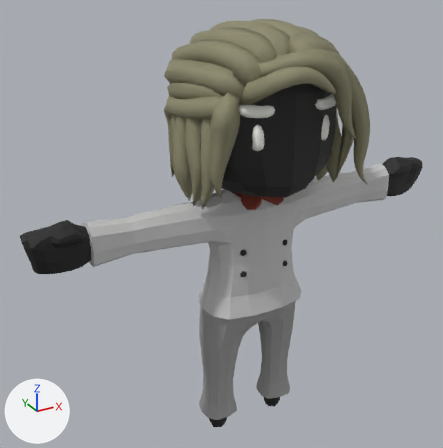
Before and after pictures for a commit that changed the glTF model dead-city/models/characters/chef.glb.
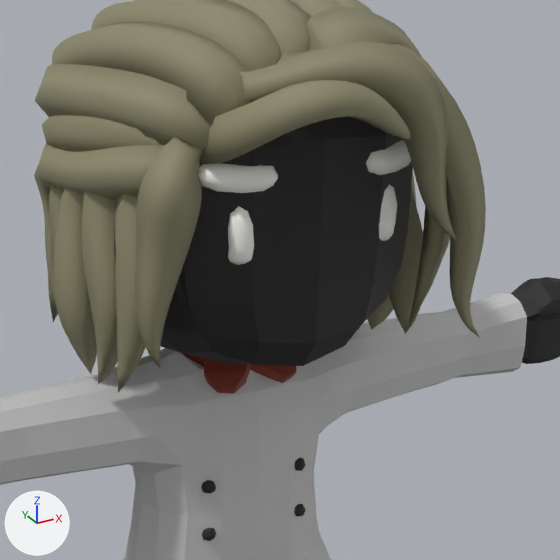
Each version appears first whole from a 50 mm camera at (-2.17, -3.5, 3.57) aimed at (-0.18, 0.13, 1.75), and next in a close-up on the part from 33% to 91% of the width and 7% to 64% of the height. The lights are fixed; the arrows at lower left show +X, +Y and +Z. The last two pictures show the newer version. Vertices at exactly the same position are counted once.

The first close-up shows 'Body'.
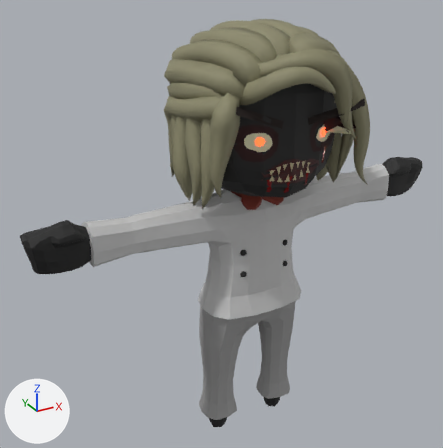
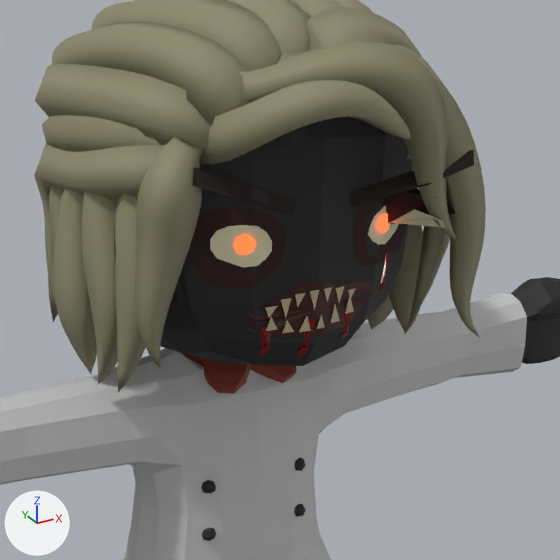
Changed parts and their boxes [x1, y1, x2, y2] in the close-ups (560 x 560 px; the box of a moved part takes in the faces that stretch with it):
part 1 of me_cube_004, deleted: before [366, 140, 411, 175]
part 2 of me_cube_004, deleted: before [199, 163, 278, 193]
part 3 of me_cube_004, moved or reshaped: before [228, 184, 397, 265]; after [186, 150, 474, 356]

Edits to the bpy script that builds the scene:
```text
Add mat_facebrow:
    mat_facebrow = principled_material('FaceBrow')
    mat_facebrow.base_color = (0.02, 0.012, 0.01)  # black #271d19
    mat_facebrow.roughness = 0.9
Add mat_facesocket:
    mat_facesocket = principled_material('FaceSocket')
    mat_facesocket.base_color = (0.03, 0.006, 0.006)  # dark red #301212
    mat_facesocket.roughness = 0.85
Add mat_facemouth:
    mat_facemouth = principled_material('FaceMouth')
    mat_facemouth.base_color = (0.045, 0.0, 0.0)  # dark red #3c0000
    mat_facemouth.roughness = 0.4
Add mat_faceteeth:
    mat_faceteeth = principled_material('FaceTeeth')
    mat_faceteeth.base_color = (0.48, 0.42, 0.26)  # beige #b8ad8b
    mat_faceteeth.roughness = 0.55
Add mat_facepupil:
    mat_facepupil = principled_material('FacePupil')
    mat_facepupil.base_color = (1.0, 0.08, 0.02)  # red #ff5027
    mat_facepupil.roughness = 0.6
    mat_facepupil.emission_color = (1.0, 0.08, 0.02)  # red #ff5027
    mat_facepupil.emission_strength = 3.0
Add mat_faceblood:
    mat_faceblood = principled_material('FaceBlood')
    mat_faceblood.base_color = (0.2, 0.0, 0.0)  # dark red #7c0000
    mat_faceblood.roughness = 0.15
Add mat_faceeye:
    mat_faceeye = principled_material('FaceEye')
    mat_faceeye.base_color = (0.62, 0.6, 0.4)  # beige #cecbaa
    mat_faceeye.roughness = 0.6
    mat_faceeye.emission_color = (0.0372, 0.036, 0.024)  # dark grey #36352b
    mat_faceeye.emission_strength = 1.0
Change me_cube_004:
    used by ob_body; location = (0.0, 0.0, 0.0)
    remove me_cube_004.from_pydata(...)  # 4491 vertices, 8768 faces; spans x -1.62..1.62, y -0.77..0.65, z -0.02..3.19
    add me_cube_004.from_pydata(...)  # 4538 vertices, 8633 faces; spans x -1.62..1.62, y -0.77..0.65, z -0.02..3.19
    me_cube_004 part 1: the loose piece of 42 vertices spanning x 0.14..0.37, y -0.5..-0.39, z 2.67..2.76 is deleted
    me_cube_004 part 2: the loose piece of 42 vertices spanning x -0.37..-0.14, y -0.5..-0.39, z 2.67..2.76 is deleted
    me_cube_004 part 3
    84 vertices are removed from x -0.28..0.28, y -0.49..-0.4, z 2.47..2.65
    160 faces are deleted
    215 vertices are added at x -0.41..0.41, y -0.64..-0.39, z 2.17..2.76
    28 new faces join them, mat_facesocket (dark red #301212)
    28 new faces join them, mat_faceeye (beige #cecbaa)
    16 new faces join them, mat_facepupil (red #ff5027, glowing red #ff5027)
    8 new faces join them, mat_facebrow (black #271d19)
    18 new faces join them, mat_facemouth (dark red #3c0000)
    39 new faces join them, mat_faceteeth (beige #b8ad8b)
    48 new faces join them, mat_faceblood (dark red #7c0000)
    remove me_cube_004.materials.append(mat_face)  # white #fffff8
    add me_cube_004.materials.append(mat_facesocket)  # dark red #301212
    add me_cube_004.materials.append(mat_faceeye)  # beige #cecbaa
    add me_cube_004.materials.append(mat_facepupil)  # red #ff5027, glowing red #ff5027
    add me_cube_004.materials.append(mat_facebrow)  # black #271d19
    add me_cube_004.materials.append(mat_facemouth)  # dark red #3c0000
    add me_cube_004.materials.append(mat_faceteeth)  # beige #b8ad8b
    add me_cube_004.materials.append(mat_faceblood)  # dark red #7c0000
```
